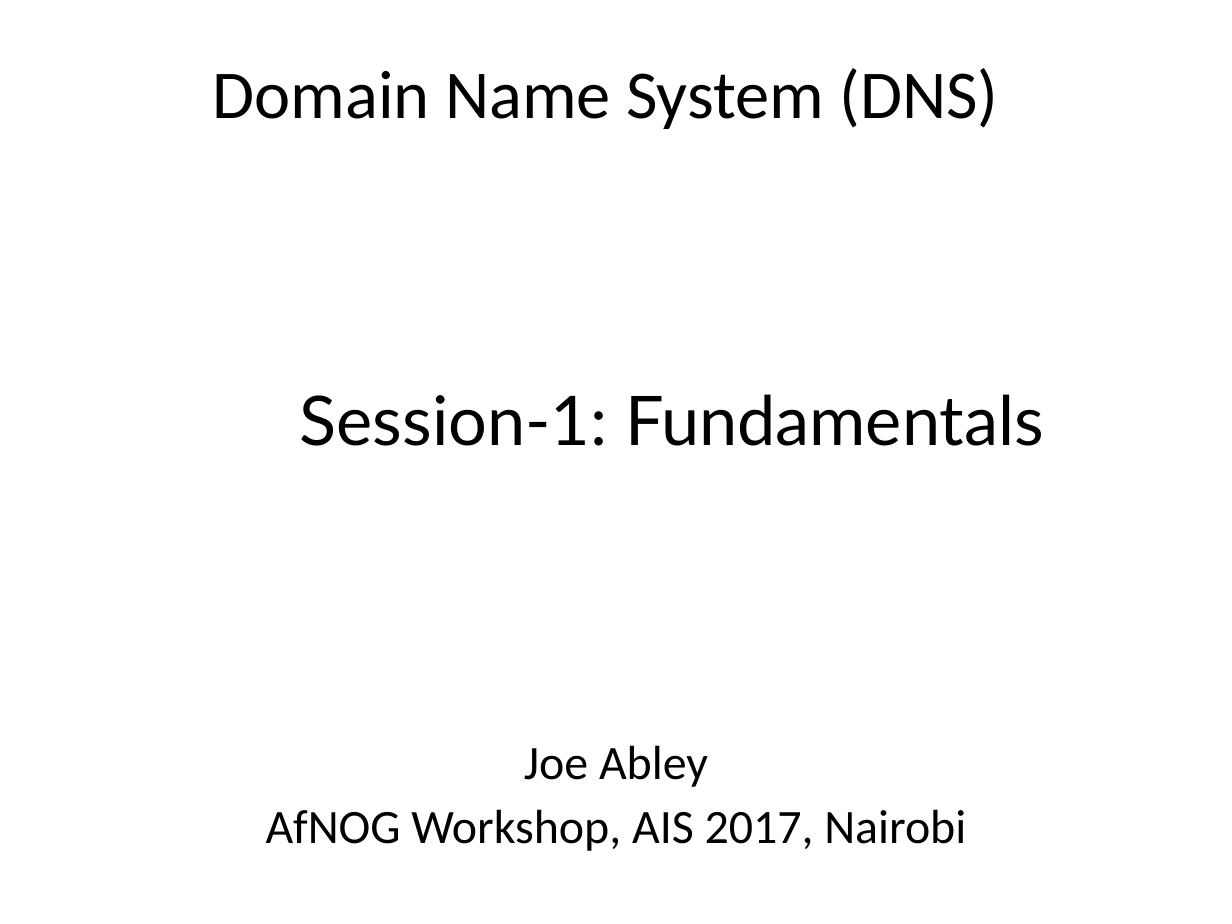
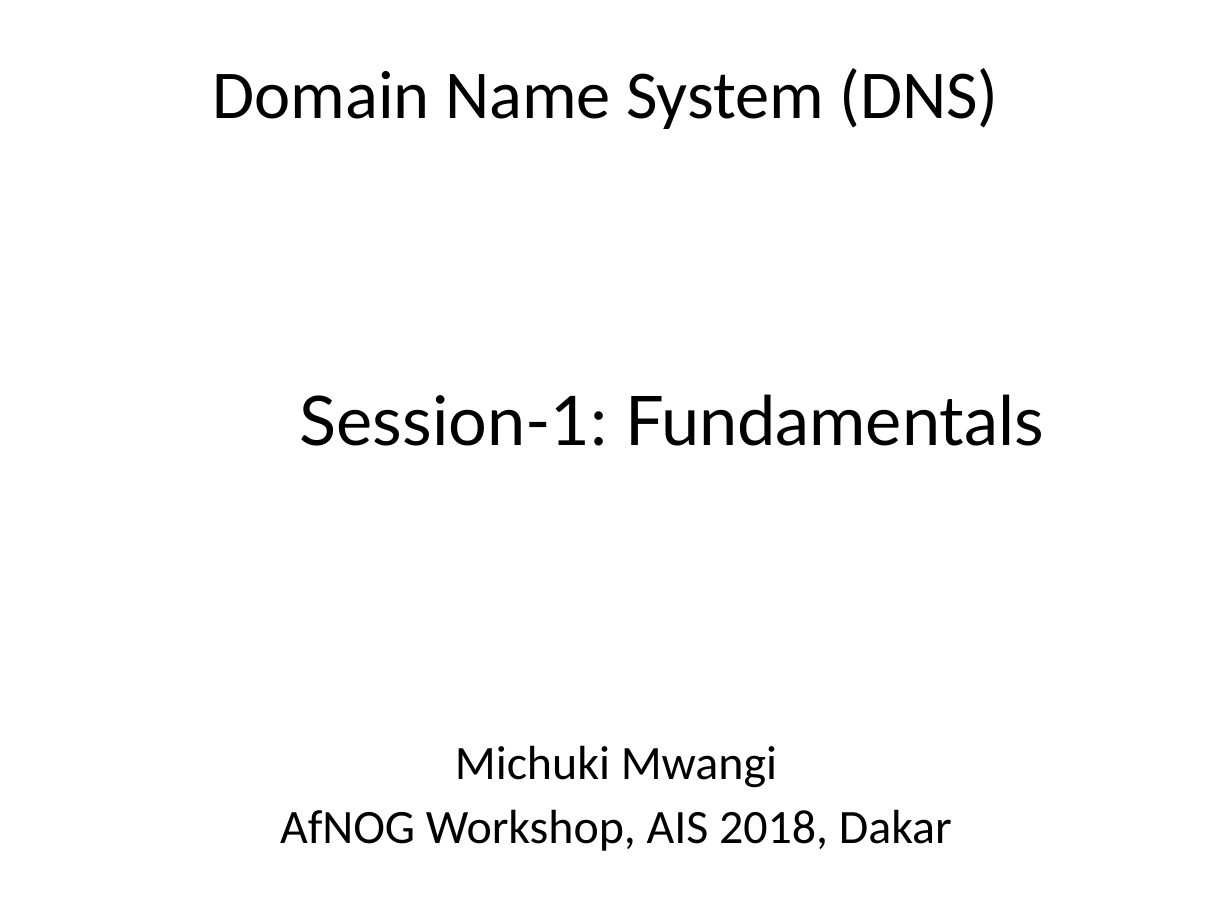
Before and after one commit to afnog/sse, a slide deck: slide 1 of dns/dns1-presentation.pptx. Drawn at 1232x924 pixels with LibreOffice and Linux fonts; fonts in the diff are those of the drawing; background and template pictures are left out. Boxes give left, top, right and bottom in pixels: in the first picture for what was removed or moved away, otherwise in the second. Text is boxed around its words. In the diff, an @@ line names an element or a change of style, - is before the commit and + after.

Commit message:
/ ‘dns/dns1-presentation.pptx’

```diff
--- a/dns/dns1-presentation.pptx
+++ b/dns/dns1-presentation.pptx
@@ text at [280,745,952,851]: text changed @@
-Joe Abley
-AfNOG Workshop, AIS 2017, Nairobi
+Michuki Mwangi
+AfNOG Workshop, AIS 2018, Dakar
```
Also in this commit, not shown: 1 other slide changed.
